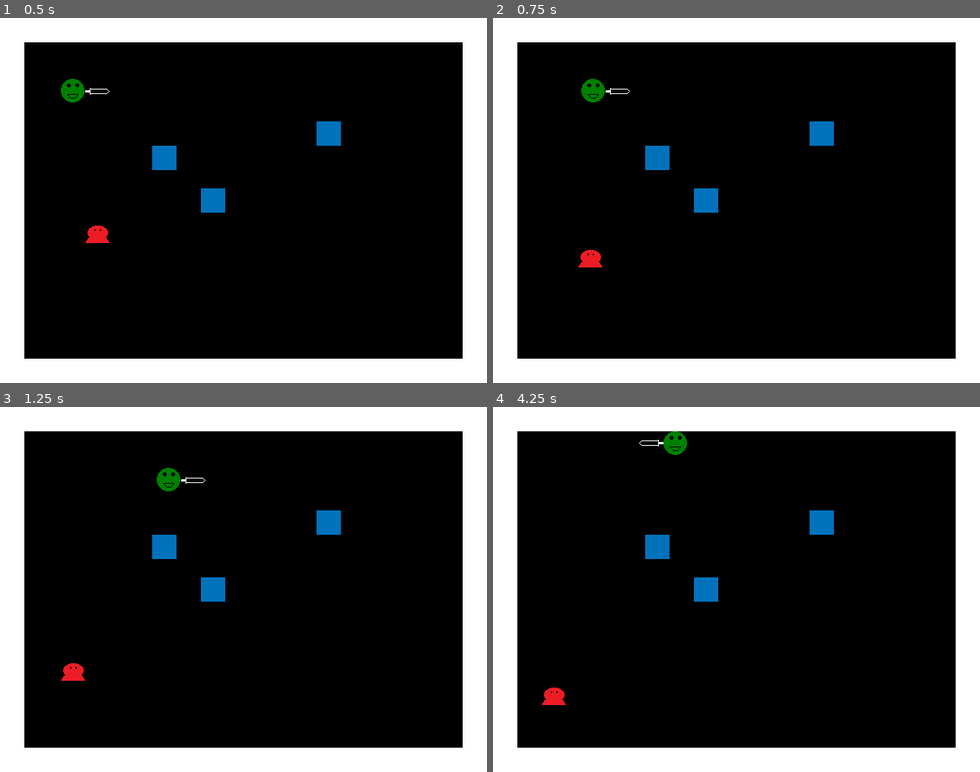
Above: before the commit, frames 1-4 (two rows, left to right).
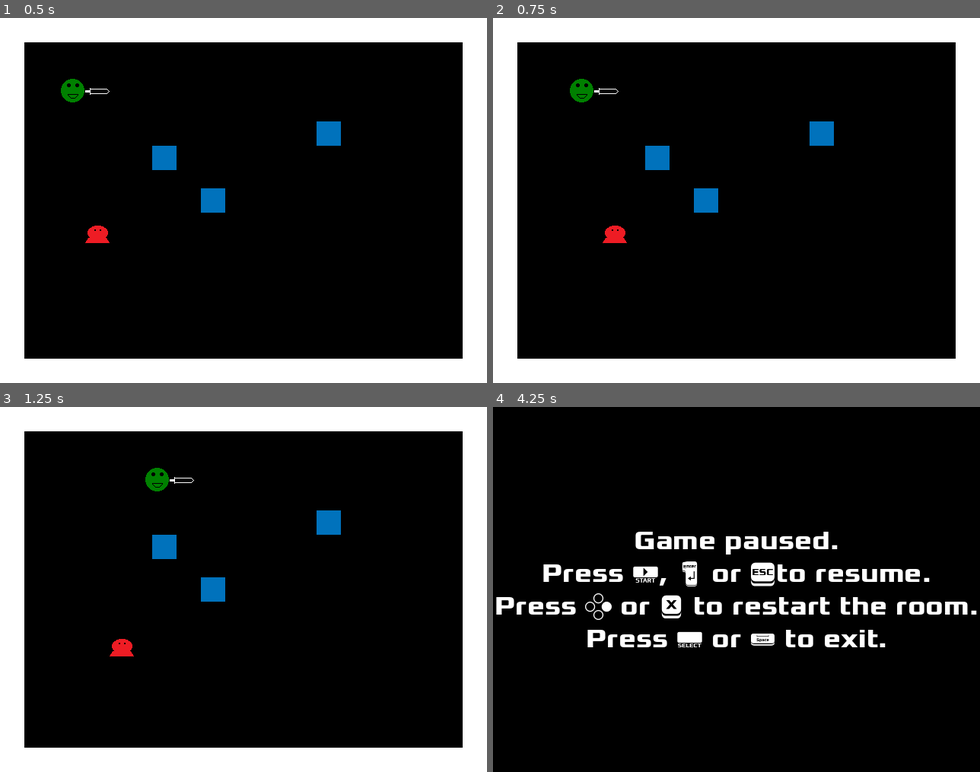
Above: after the commit, the same moments.

Repository: andOlga/game-off-2024
Game: Godot game, scene res://test_scene.tscn
The game is run twice, just before and just after one commit, with the same random seed, the same clock (stepped at 60 frames per second) and the same inputs.
Inputs:
- Up to frame 1 (0.5 s): no input
- Up to frame 2 (0.75 s): tap Enter (action_pause) at 0.5 s; hold Right (move_right) from 0.53 s (still down); tap X (action_item) at 0.6 s
- Up to frame 3 (1.25 s): keep holding Right (move_right); tap Space (action_select) at 0.8 s
- Up to frame 4 (4.25 s): release Right (move_right) at 1.28 s; hold Down (move_down) 1.28-2.03 s; tap Space (action_select) at 1.35, 2.3, 2.85, 3.8 s; tap X (action_item) at 1.55, 2.1, 3.05 s; hold Right (move_right) 2.03-2.78 s; hold Up (move_up) 2.78-3.53 s; hold Left (move_left) from 3.53 s (still down); tap Z (action_sword) at 3.6 s; tap Enter (action_pause) at 4.15 s

Frame 1 is identical in both runs. In frame 2, 0.7% of the frame differs, in the area x 15-29%, y 16-69%; in frame 3, 0.7%; in frame 4, 29%, in the area x 0-100%, y 0-100%.

Commit message:
Implement pause

Diff:
--- a/test_scene.tscn
+++ b/test_scene.tscn
@@ -1,9 +1,10 @@
-[gd_scene load_steps=5 format=3 uid="uid://bx2cxunaqj8tk"]
+[gd_scene load_steps=6 format=3 uid="uid://bx2cxunaqj8tk"]
 
 [ext_resource type="PackedScene" uid="uid://dydo5qirh645o" path="res://game_objects/player.tscn" id="1_uhqqe"]
 [ext_resource type="PackedScene" uid="uid://btg3mstd4ic4k" path="res://game_objects/obstacles/water.tscn" id="3_sasra"]
 [ext_resource type="PackedScene" uid="uid://be5awa77y8ldh" path="res://game_objects/obstacles/room_box.tscn" id="4_2nij2"]
 [ext_resource type="PackedScene" uid="uid://bqfoheuxld3pl" path="res://game_objects/enemies/hopper.tscn" id="4_coq8p"]
+[ext_resource type="PackedScene" uid="uid://dd4k87pwls1tp" path="res://utilities/pause_screen.tscn" id="5_2nij2"]
 
 [node name="TestScene" type="Node2D"]
 
@@ -23,3 +24,6 @@
 position = Vector2(144, 264)
 
 [node name="RoomBox" parent="." instance=ExtResource("4_2nij2")]
+
+[node name="PauseScreen" parent="." instance=ExtResource("5_2nij2")]
+z_index = 4096
--- /dev/null
+++ b/utilities/pause_screen.gd
@@ -0,0 +1,20 @@
+extends RichTextLabel
+
+func _ready() -> void:
+	hide()
+	get_tree().paused = false
+
+func _process(delta: float) -> void:
+	var scene_tree := get_tree()
+	if scene_tree.paused:
+		if Input.is_action_just_pressed("action_pause"):
+			hide()
+			scene_tree.paused = false
+		elif Input.is_action_just_pressed("action_select"):
+			scene_tree.quit()
+		elif Input.is_action_just_pressed("action_item"):
+			scene_tree.reload_current_scene()
+	else:
+		if Input.is_action_just_pressed("action_pause"):
+			scene_tree.paused = true
+			show()
--- /dev/null
+++ b/utilities/pause_screen.tscn
@@ -0,0 +1,25 @@
+[gd_scene load_steps=3 format=3 uid="uid://dd4k87pwls1tp"]
+
+[ext_resource type="FontFile" uid="uid://dccfwfvw53bwp" path="res://promptfont.otf" id="1_mf76y"]
+[ext_resource type="Script" uid="uid://dvjcpev3tjtie" path="res://utilities/pause_screen.gd" id="2_75vu3"]
+
+[node name="PauseScreen" type="RichTextLabel"]
+process_mode = 3
+offset_right = 640.0
+offset_bottom = 480.0
+theme_override_fonts/normal_font = ExtResource("1_mf76y")
+theme_override_font_sizes/normal_font_size = 35
+text = "Game paused.
+Press ⇸, ␮ or ␯to resume.
+Press ↦ or Ｘ to restart the room.
+Press ⇷ or ␺ to exit."
+horizontal_alignment = 1
+vertical_alignment = 1
+script = ExtResource("2_75vu3")
+
+[node name="ColorRect" type="ColorRect" parent="."]
+z_index = -1
+layout_mode = 0
+offset_right = 640.0
+offset_bottom = 480.0
+color = Color(0, 0, 0, 1)
Not shown, added: utilities/pause_screen.gd.uid
